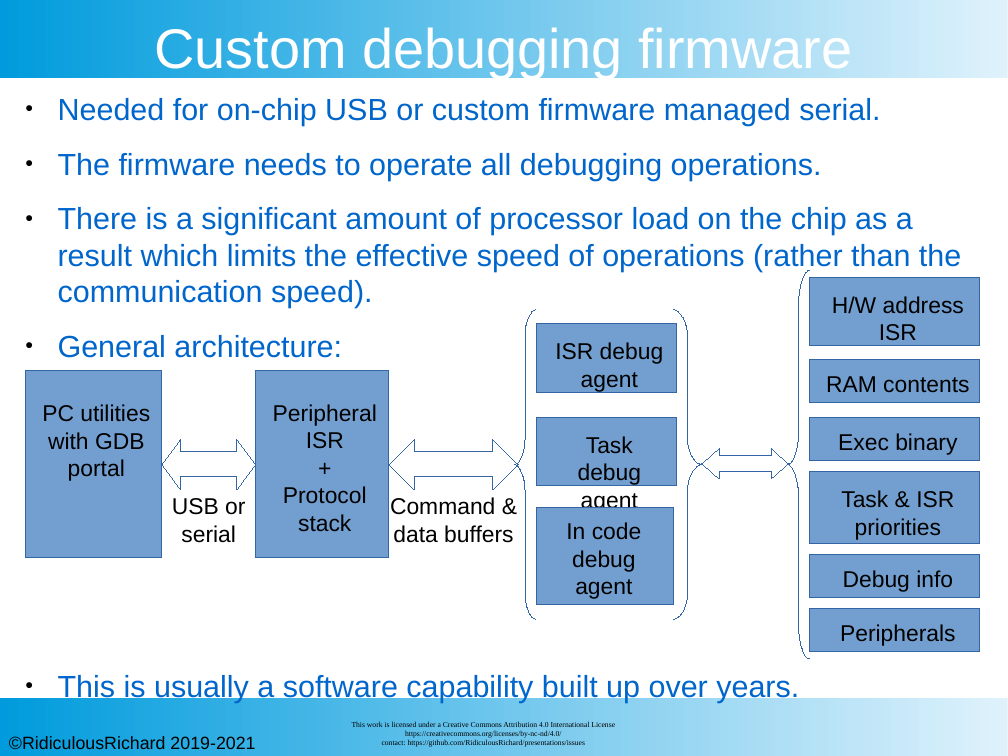
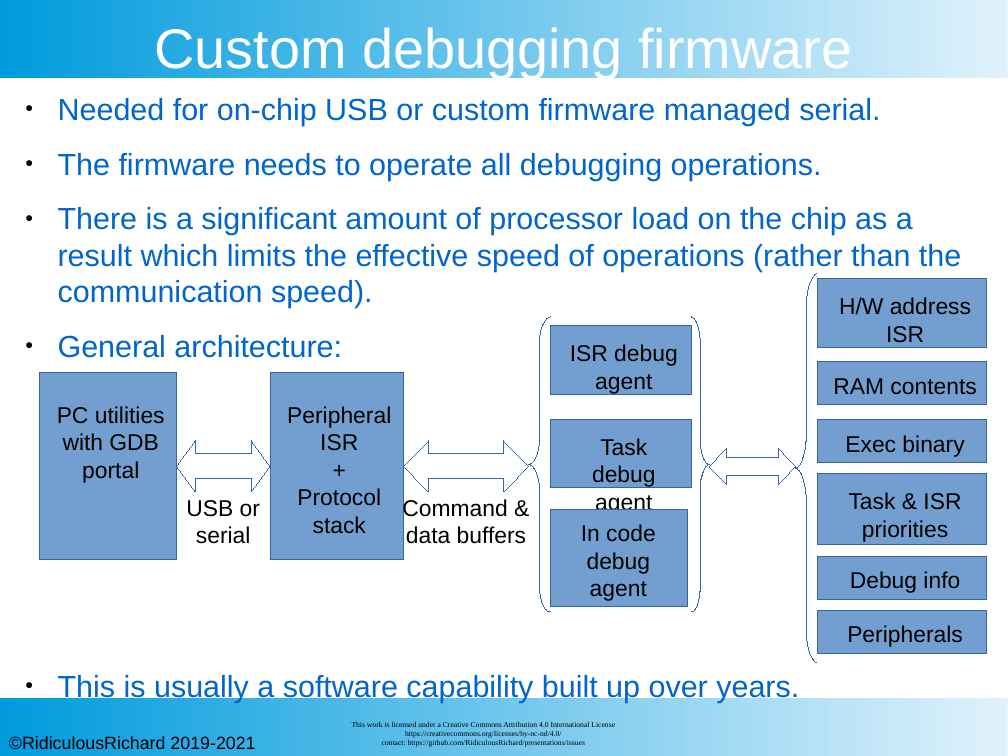
Before and after one commit to RidiculousRichard/presentations, a slide deck: slide 7 of External wired chip access.odp (slide 6 before the commit). Drawn at 1008x756 pixels with LibreOffice and Linux fonts; fonts in the diff are those of the drawing; background and template pictures are left out. Boxes give left, top, right and bottom in pixels: in the first picture for what was removed or moved away, otherwise in the second. Text is boxed around its words. In the diff, an @@ line names an element or a change of style, - is before the commit and + after.

```diff
--- a/External wired chip access.odp
+++ b/External wired chip access.odp
@@ freeform shape: place and size @@
-freeform shape at box(788, 270, 810, 659)
+freeform shape at box(796, 273, 818, 662)
@@ freeform shape: place and size @@
-freeform shape at box(514, 310, 536, 620)
+freeform shape at box(529, 316, 551, 612)
@@ freeform shape: place and size @@
-freeform shape at box(673, 310, 702, 620)
+freeform shape at box(692, 316, 710, 612)
@@ left right arrow "Command &": place and size @@
-left right arrow "Command &" at box(389, 439, 519, 489)
+left right arrow "Command &" at box(403, 441, 529, 491)
@@ left right arrow "Command &" at box(403, 441, 529, 491): proportions changed @@
@@ left right arrow at box(710, 448, 796, 484): proportions changed @@
@@ left right arrow: place and size @@
-left right arrow at box(702, 448, 788, 478)
+left right arrow at box(710, 448, 796, 484)
@@ 5 texts, 5 rectangles, 1 left right arrow: place and size @@
-5 texts, 5 rectangles, 1 left right arrow at box(26, 324, 678, 605)
+5 texts, 5 rectangles, 1 left right arrow at box(39, 326, 692, 606)
@@ 6 rectangles: place and size @@
-6 rectangles at box(810, 277, 980, 651)
+6 rectangles at box(818, 279, 987, 653)
@@ 6 texts: place and size @@
-6 texts at box(826, 296, 969, 646)
+6 texts at box(833, 297, 976, 647)
```
Also in this commit, not shown: 1 slide added.
